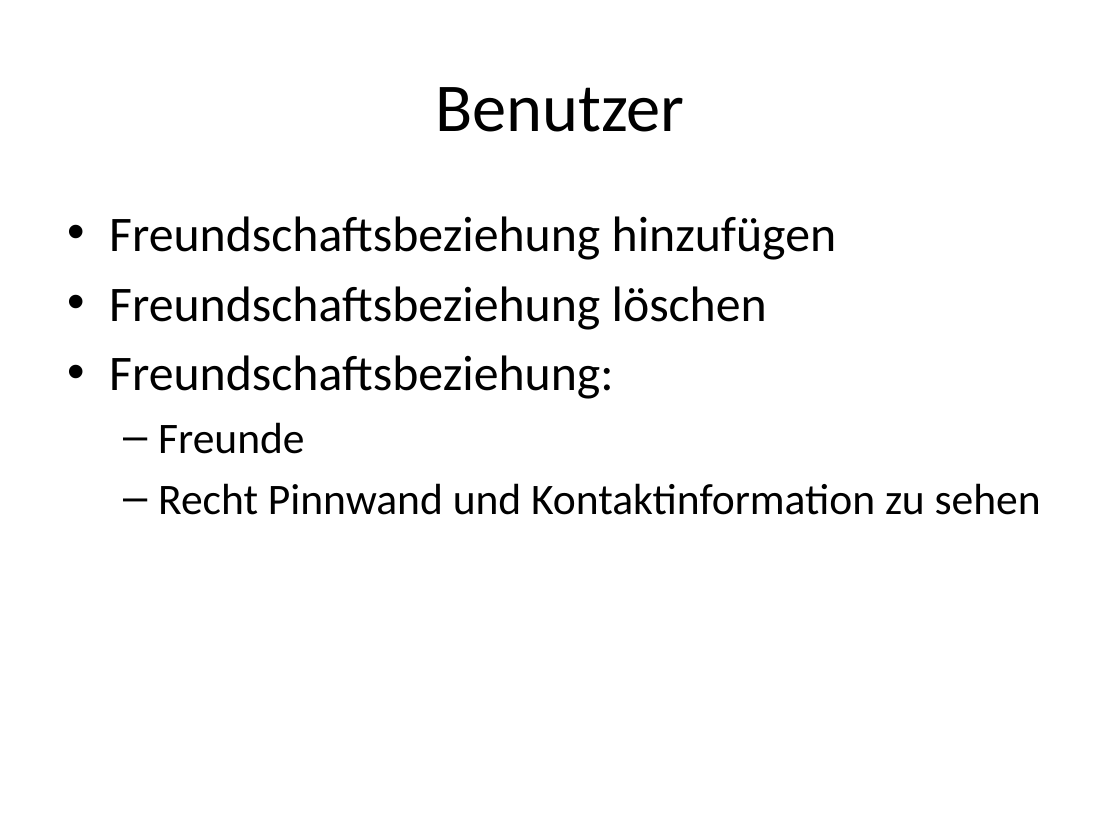
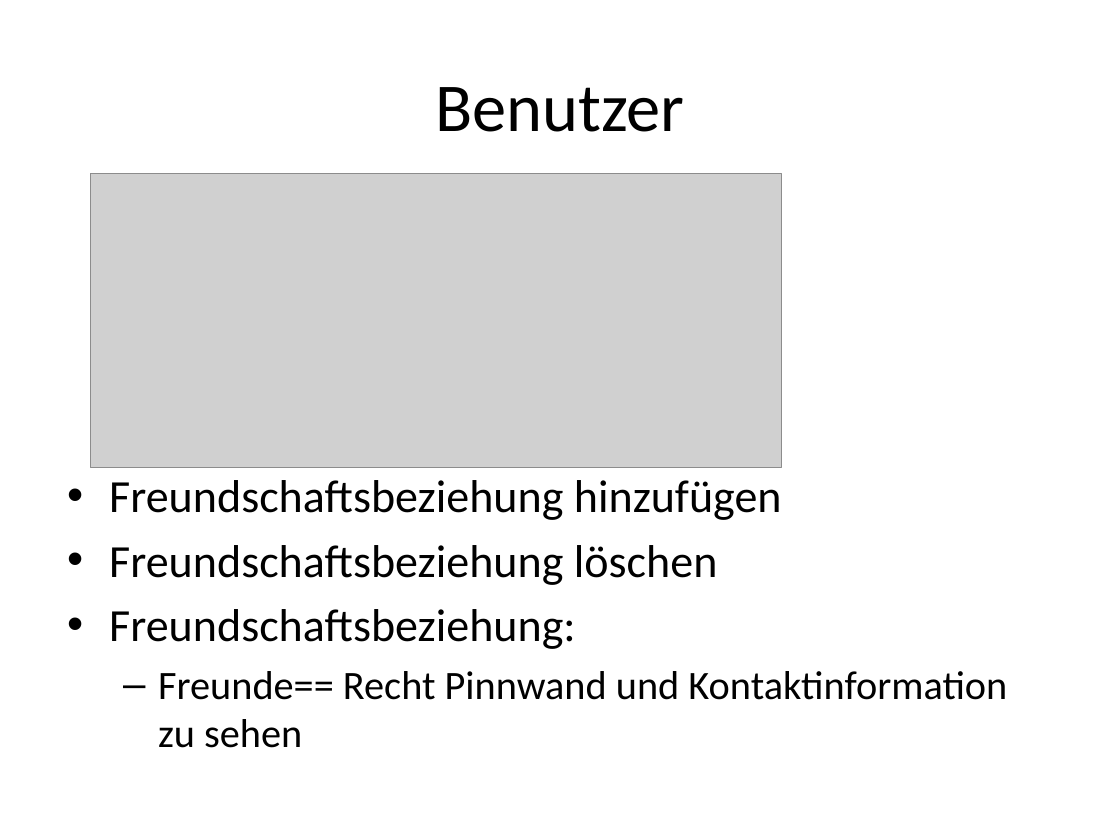
Before and after one commit to Misurecp94/SWE_SocialNetwork, a slide deck: slide 4 of Präsentationen/SocialNetwork_BlueCouch_Präsentation_v0.9.pptx (slide 5 before the commit). Drawn at 1120x840 pixels with LibreOffice and Linux fonts; fonts in the diff are those of the drawing; grey boxes stand for pictures. Boxes give left, top, right and bottom in pixels: in the first picture for what was removed or moved away, otherwise in the second. Text is boxed around its words. In the diff, an @@ line names an element or a change of style, - is before the commit and + after.

```diff
--- a/Präsentationen/SocialNetwork_BlueCouch_Präsentation_v0.9.pptx
+++ b/Präsentationen/SocialNetwork_BlueCouch_Präsentation_v0.9.pptx
@@ picture added at [91,174,782,467] @@
@@ text "Freundschaftsbeziehung hinzufügen": place and size @@
-text "Freundschaftsbeziehung hinzufügen" at [109,216,1041,515]
+text "Freundschaftsbeziehung hinzufügen" at [109,480,1007,748]
@@ text at [109,480,782,649]: size 32 to 29.6 pt in "Freundschaftsbeziehung hinzufügen", "Freundschaftsbeziehung löschen", "Freundschaftsbeziehung:" @@
@@ text at [158,671,1007,748]: text changed; size 28 to 25.9 pt @@
-  – Freunde
-  – Recht Pinnwand und Kontaktinformation zu sehen
+  – Freunde== Recht Pinnwand und Kontaktinformation zu sehen
```
Also in this commit, not shown: 6 other slides changed, 2 slides added.
